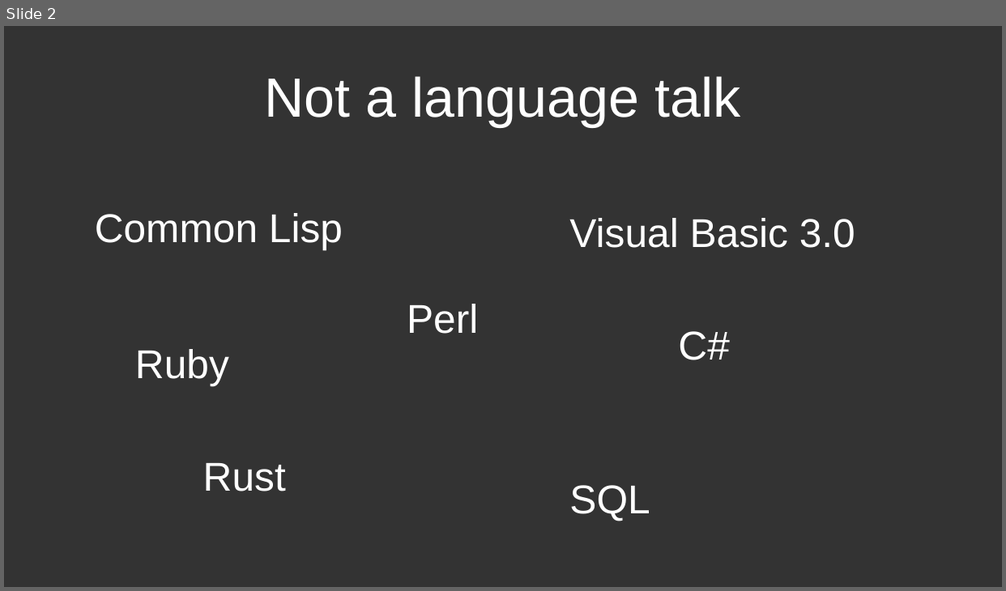
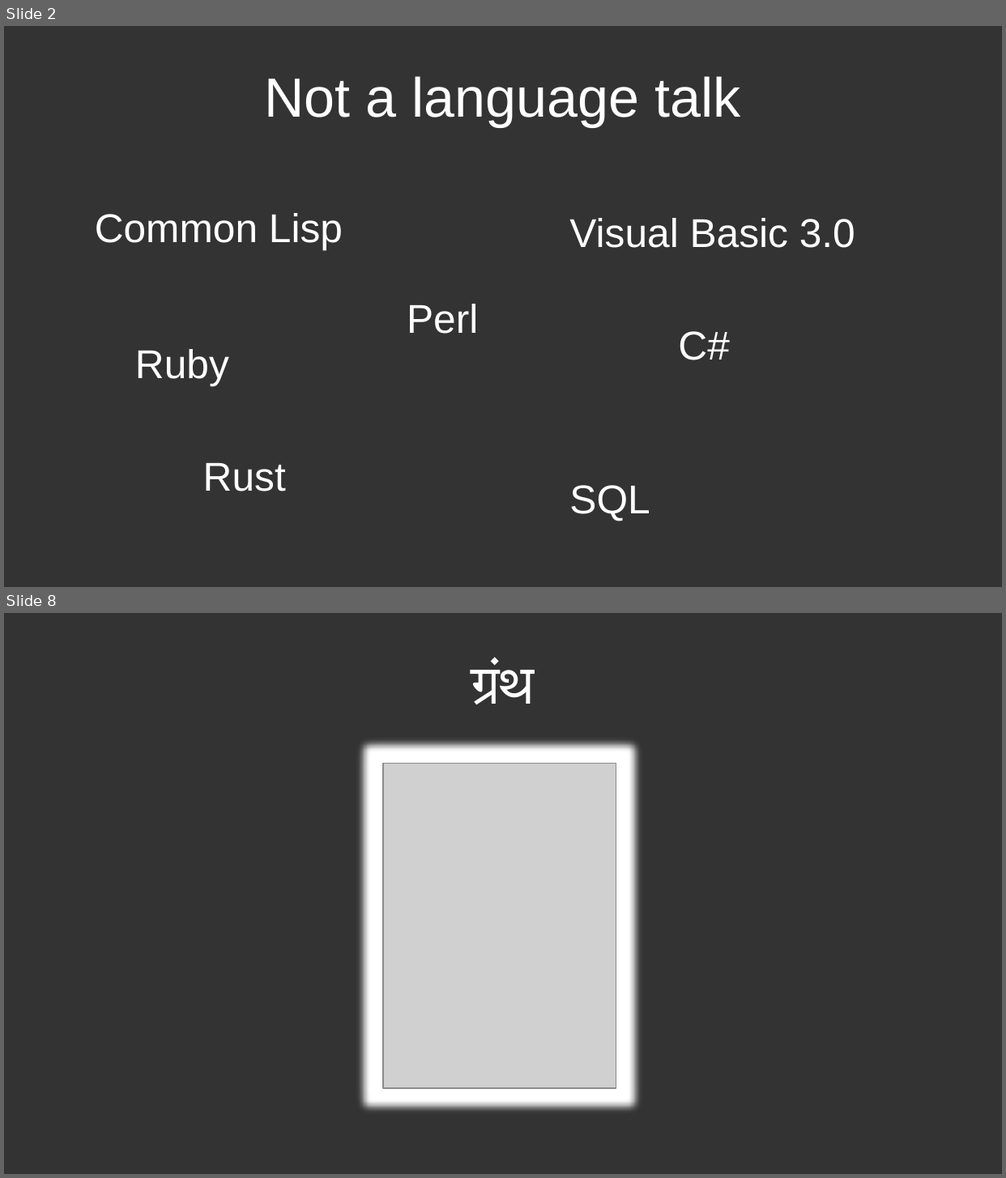
Before and after one commit to deobald/talks, a slide deck: 2024-03-23-inclojure-keynote/talk.odp. Shown one above the other, each under a label of ours: slide 2 before the commit, slides 2 and 8 after it; the slides between them are not shown. The pictures are 1006x591 and 1006x1178 pixels, drawn with LibreOffice and Linux fonts; fonts in the diff are those of the drawing; grey boxes stand for pictures. Boxes give left, top, right and bottom in pixels: in the first picture for what was removed or moved away, otherwise in the second. Text is boxed around its words. In the diff, an @@ line names an element or a change of style, - is before the commit and + after.

```diff
--- a/2024-03-23-inclojure-keynote/talk.odp
+++ b/2024-03-23-inclojure-keynote/talk.odp
@@ slide 8 added at <box>4,613,1002,1174</box>, background #333333 @@
@@ title added at <box>471,661,535,705</box>, 44 pt, text #FFFFFF @@
+ग्रंथ
@@ rectangle added at <box>351,734,646,1118</box>, fill #FFFFFF, outline #3465A4 0 pt @@
@@ picture added at <box>383,764,617,1089</box> @@
```
Also in this commit, not shown: 15 other slides added, 8 other files.
